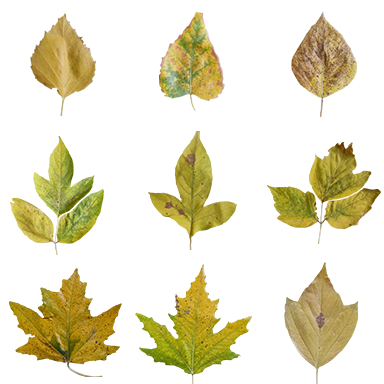
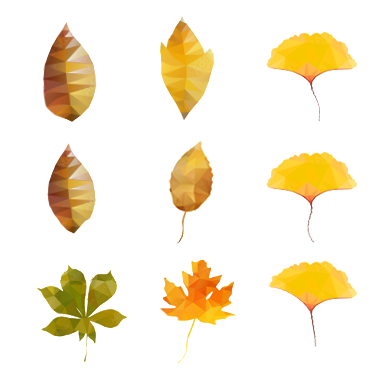
Comparing the layer stacks of the two w=384, h=384 images. Changes:
removed layer "8" over (x1=30, y1=13, x2=96, y2=116)
removed layer "6" over (x1=159, y1=12, x2=225, y2=111)
removed layer "2" over (x1=291, y1=11, x2=357, y2=117)
removed layer "19" over (x1=10, y1=136, x2=104, y2=255)
removed layer "18" over (x1=267, y1=142, x2=381, y2=244)
removed layer "14" over (x1=148, y1=131, x2=237, y2=250)
removed layer "22" over (x1=9, y1=268, x2=122, y2=377)
removed layer "21" over (x1=135, y1=264, x2=252, y2=384)
removed layer "23" over (x1=284, y1=262, x2=358, y2=384)
added layer "Layer 14" (multiply) above "Layer 8 (merged)" over (x1=36, y1=15, x2=358, y2=365)
